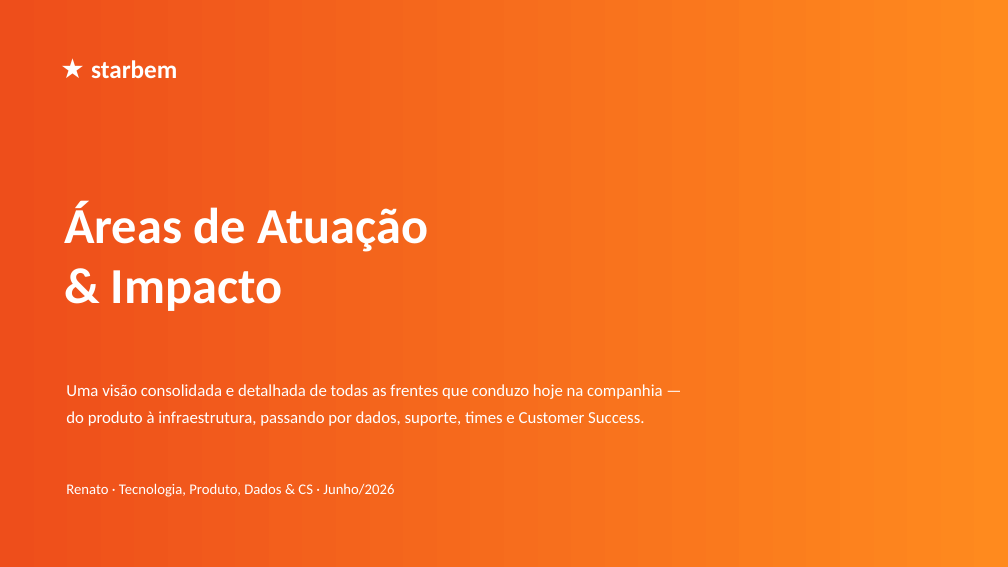
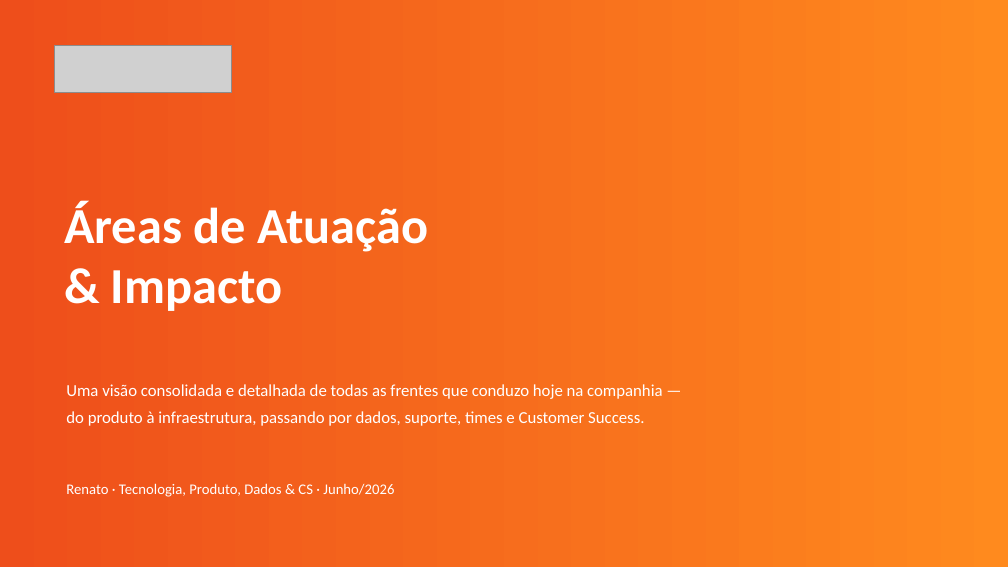
Before and after one commit to renato-dmb/agenda-facil, a slide deck: slide 1 of docs/conversa-ceo/apresentacao.pptx. Drawn at 1008x567 pixels with LibreOffice and Linux fonts; fonts in the diff are those of the drawing; grey boxes stand for pictures. Boxes give left, top, right and bottom in pixels: in the first picture for what was removed or moved away, otherwise in the second. Text is boxed around its words. In the diff, an @@ line names an element or a change of style, - is before the commit and + after.

```diff
--- a/docs/conversa-ceo/apresentacao.pptx
+++ b/docs/conversa-ceo/apresentacao.pptx
@@ picture added at (54, 45, 231, 92) @@
@@ text removed at (91, 60, 177, 78) @@
-★ starbem
```
Also in this commit, not shown: 17 other slides changed, 6 other files.
